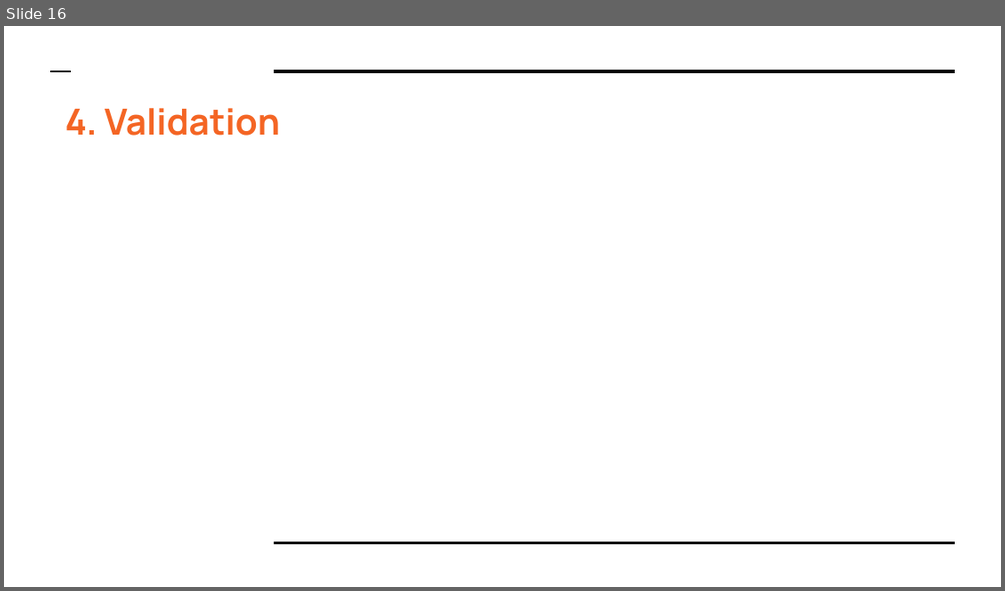
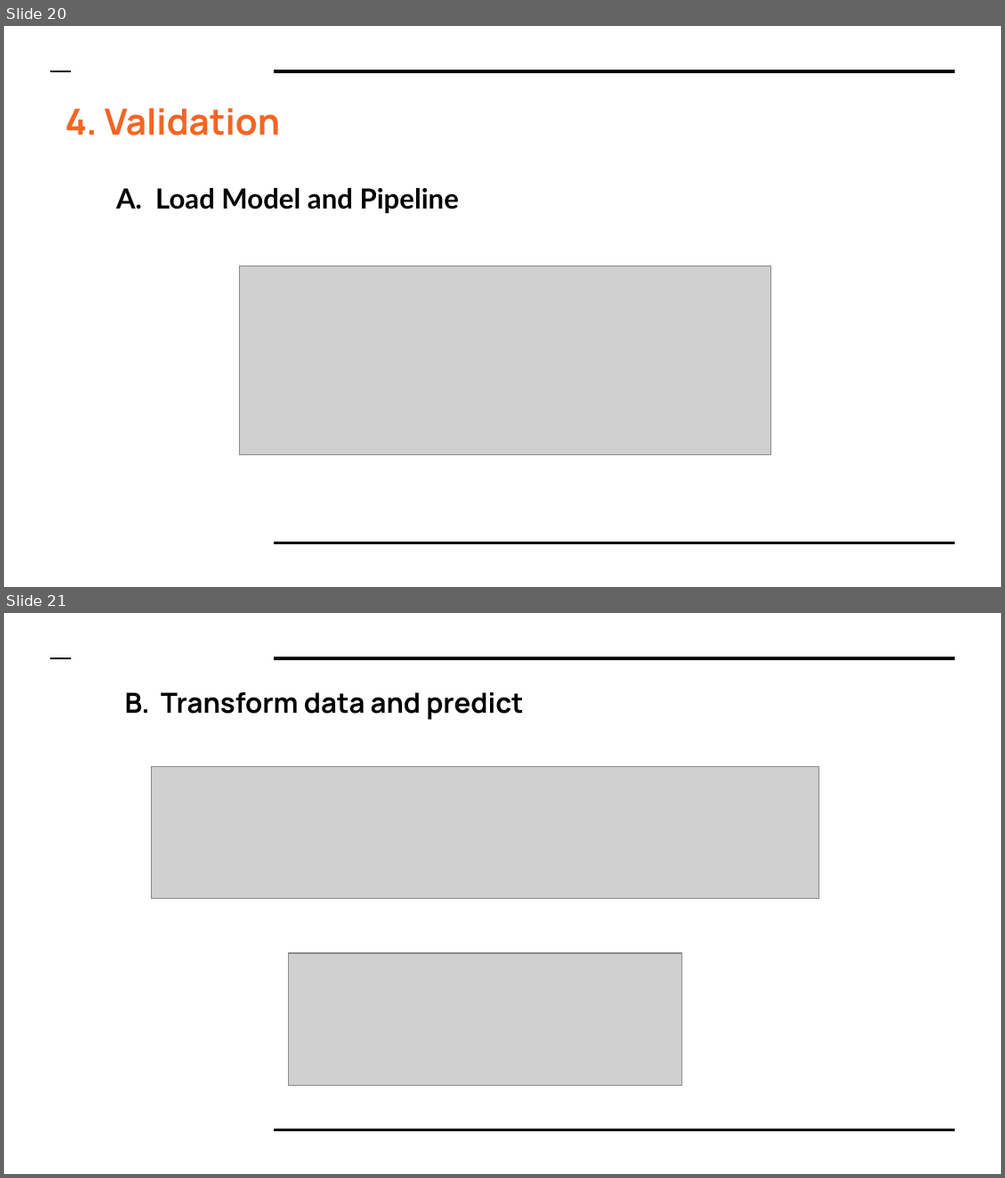
Before and after one commit to HoManLeung/Amazon-analysis, a slide deck: Final Project DS610.pptx. Shown one above the other, each under a label of ours: slide 16 before the commit, slides 20 and 21 after it. The pictures are 1005x591 and 1005x1178 pixels, drawn with LibreOffice and Linux fonts; fonts in the diff are those of the drawing; grey boxes stand for pictures. Boxes give left, top, right and bottom in pixels: in the first picture for what was removed or moved away, otherwise in the second. Text is boxed around its words. In the diff, an @@ line names an element or a change of style, - is before the commit and + after.

```diff
--- a/Final Project DS610.pptx
+++ b/Final Project DS610.pptx
@@ slide 21 added at (4, 613, 1001, 1174), background #FFFFFF; not listed: 3 template elements that a slide beside it also shows @@
@@ title added at (125, 692, 523, 720), 20 pt, text #000000, bold @@
+B. Transform data and predict
@@ picture added at (152, 766, 818, 898) @@
@@ picture added at (288, 953, 680, 1086) @@
@@ what was slide 16 is now slide 20 @@
@@ slide 20 changed as well @@
@@ text added at (116, 188, 459, 214), 20 pt, text #000000, bold @@
+A. Load Model and Pipeline
@@ picture added at (239, 266, 770, 456) @@
```
Also in this commit, not shown: 5 other slides changed, 6 other slides added, 1 slide removed.
